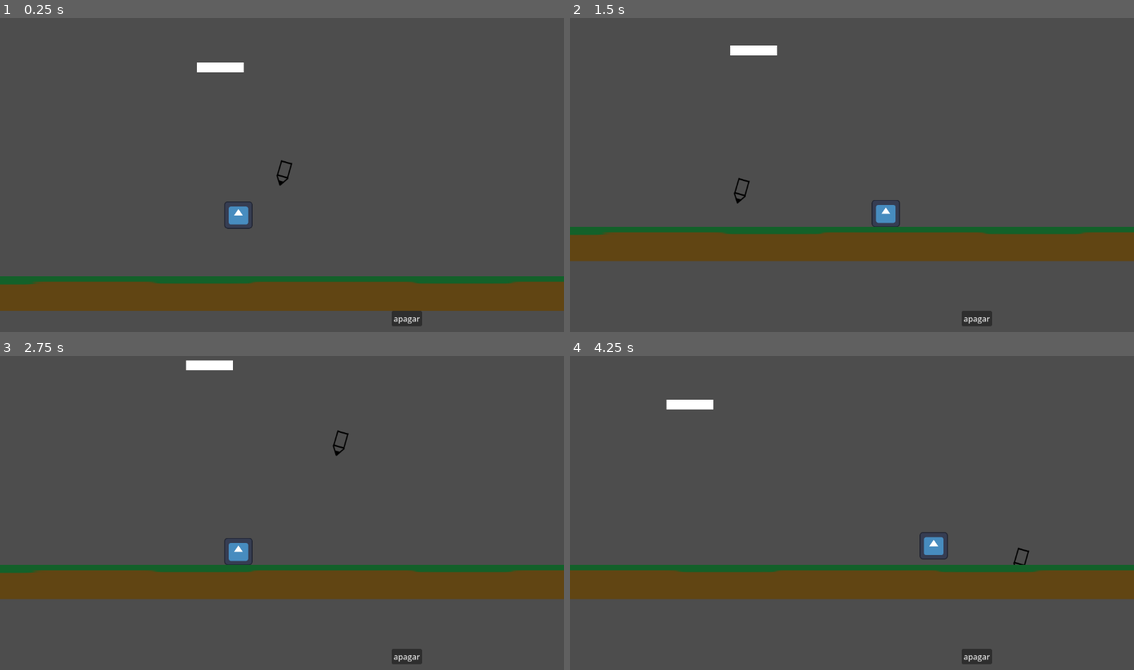
Above: before the commit, frames 1-4 (two rows, left to right).
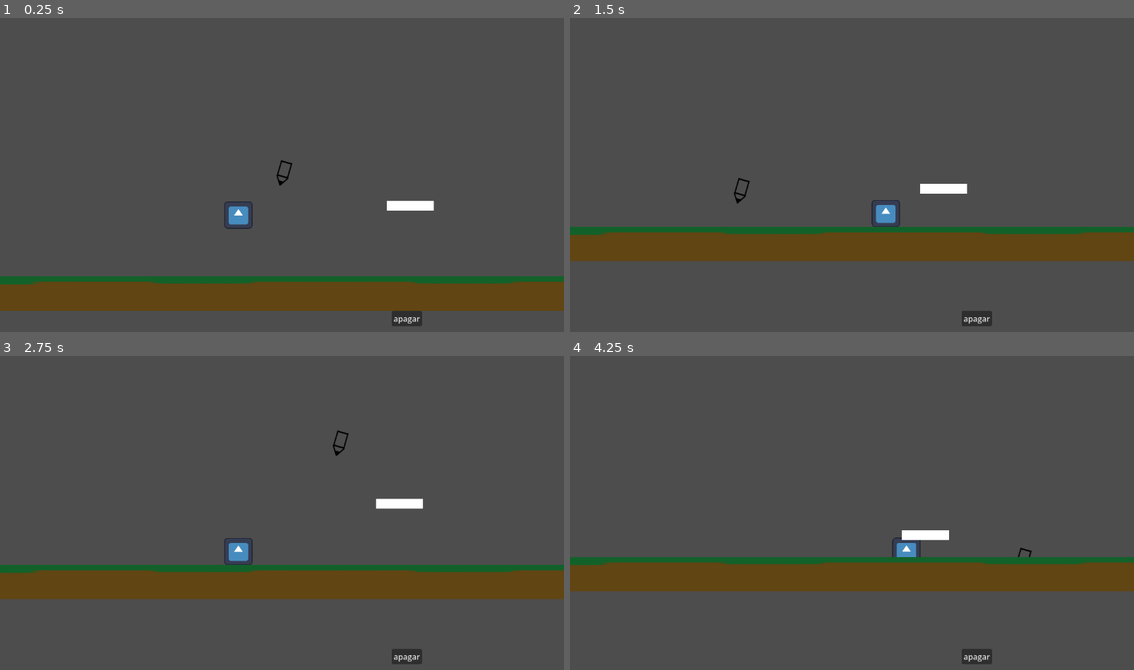
Above: after the commit, the same moments.

Repository: PedroCarstens/Jogo-de-desenho
Game: Godot game, scene res://niveis/debug.tscn
Same seed, same stepped clock (60 frames per second), same inputs: the game is played once before the commit and once after it. The engine's default icon, where the game draws it, is replaced by a stand-in: a white triangle on a blue panel in a dark square.
Inputs (mouse positions are in pixels of both pictures, inside the frame that each line leads up to):
- Up to frame 1 (0.25 s): no input
- Up to frame 2 (1.5 s): move the mouse to (976, 159) at 0.52 s; hold D (andar_frente) from 0.53 s (still down); tap Left (andar_traz) at 0.6 s; click (976, 159) at 0.67 s; tap Space (pulo) at 0.77 s; move the mouse to (739, 190) at 1.27 s; tap Shift (correr) at 1.35 s
- Up to frame 3 (2.75 s): tap Space (pulo) at 1.52 s; move the mouse to (338, 440) at 2.02 s; release D (andar_frente) at 2.03 s; tap Backspace (reiniciar_layout) at 2.1 s
- Up to frame 4 (4.25 s): move the mouse to (823, 575) at 2.77 s; hold D (andar_frente) from 2.78 s (still down); tap Left (andar_traz) at 2.85 s; click (823, 575) at 2.92 s; tap Space (pulo) at 3.02, 3.77 s; move the mouse to (1021, 560) at 3.52 s; hold Shift (correr) from 3.53 s (still down)

The runs differ from the first frame. In frame 1, 0.5% of the frame differs, in the area x 34-77%, y 14-62%; in frame 2, 0.5%; in frame 3, 0.6%; in frame 4, 8.0%, in the area x 0-100%, y 13-78%.

Commit message:
Corrige origem da plataforma movel para manter posicao do level design

Diff:
--- a/gameobjects/plataforma_movel/MovingPlatform.gd
+++ b/gameobjects/plataforma_movel/MovingPlatform.gd
@@ -51,11 +51,15 @@
 var direcao_movimento: float = 1.0
 var pontos_trajetoria: PackedVector2Array = PackedVector2Array()
 
-# Guarda o ultimo estado conhecido da curva.
-# Isso permite detectar alteracoes feitas diretamente no editor.
-var _ultima_trajetoria: Curve2D
+#========== ORIGEM
+# A trajetoria da Curve2D e armazenada em coordenadas locais da plataforma.
+# Esta variavel guarda onde a plataforma foi colocada no level design.
+# No jogo, a curva e somada a essa origem para manter exatamente a mesma
+# posicao inicial escolhida no editor.
+var origem_global: Vector2 = Vector2.ZERO
+
+# Guarda o estado da curva para detectar alteracoes feitas no editor.
 var _ultima_assinatura_trajetoria: String = ""
-var _ultimo_tamanho: Vector2
 
 
 func _ready() -> void:
@@ -66,6 +70,12 @@
 		atualizar_editor()
 		return
 
+	# IMPORTANTE:
+	# A posicao em que o designer colocou o prefab na cena vira a origem.
+	# Antes, a plataforma usava diretamente o ponto da Curve2D como
+	# global_position, fazendo ela aparecer em outro lugar quando o jogo iniciava.
+	origem_global = global_position
+
 	if iniciar_no_inicio:
 		progresso = 0.0
 
@@ -73,9 +83,6 @@
 
 
 func _process(_delta: float) -> void:
-	# @tool permite que este script rode dentro do editor.
-	# Como os pontos da Curve2D podem ser alterados sem mudar nenhuma
-	# propriedade exportada, verificamos a curva continuamente no editor.
 	if Engine.is_editor_hint():
 		verificar_alteracoes_editor()
 
@@ -124,14 +131,15 @@
 	if trajetoria == null or trajetoria.get_point_count() < 2:
 		return
 
-	# sample_baked transforma o progresso em uma distancia real sobre a curva.
-	# Assim, a plataforma segue a interpolacao suave da Curve2D.
-	var nova_posicao: Vector2 = trajetoria.sample_baked(
+	# A Curve2D trabalha em coordenadas locais.
+	# Por isso pegamos a posicao calculada pela curva e somamos a origem
+	# que veio do level design.
+	var deslocamento_curva: Vector2 = trajetoria.sample_baked(
 		progresso * trajetoria.get_baked_length(),
 		fechar_trajetoria
 	)
 
-	global_position = nova_posicao
+	global_position = origem_global + deslocamento_curva
 
 
 #========== ATUALIZACAO DO EDITOR
@@ -151,8 +159,6 @@
 
 	var assinatura_atual: String = criar_assinatura_trajetoria()
 
-	# Se algum ponto ou alca da Curve2D mudou no editor,
-	# recalculamos imediatamente a linha desenhada.
 	if assinatura_atual != _ultima_assinatura_trajetoria:
 		recalcular_pontos_trajetoria()
 		_ultima_assinatura_trajetoria = assinatura_atual
@@ -211,8 +217,7 @@
 	if trajetoria == null or trajetoria.get_point_count() < 2:
 		return
 
-	# get_baked_length calcula o comprimento aproximado da curva.
-	# sample_baked pega varios pontos igualmente distribuidos pela distancia.
+	# O comprimento da curva permite distribuir os pontos pela trajetoria.
 	var comprimento: float = trajetoria.get_baked_length()
 	if comprimento <= 0.0:
 		return
@@ -238,8 +243,9 @@
 	if pontos_trajetoria.is_empty():
 		recalcular_pontos_trajetoria()
 
-	# A linha nao e uma segunda trajetoria.
-	# Ela e apenas uma representacao visual dos pontos interpolados pela Curve2D.
+	# Os pontos sao locais ao prefab, assim como a Curve2D.
+	# Portanto a linha desenhada aqui fica exatamente na mesma origem
+	# que a plataforma possui no editor.
 	for i in range(pontos_trajetoria.size() - 1):
 		draw_line(
 			pontos_trajetoria[i],
@@ -262,14 +268,14 @@
 		for ponto in pontos_trajetoria:
 			draw_circle(ponto, 2.5, Color(1.0, 0.8, 0.15, 0.85))
 
-		# Ponto inicial da Curve2D.
+		# Ponto inicial da trajetoria.
 		draw_circle(
 			trajetoria.get_point_position(0),
 			5.0,
 			Color(0.3, 1.0, 0.4, 1.0)
 		)
 
-		# Ponto final da Curve2D.
+		# Ponto final da trajetoria.
 		draw_circle(
 			trajetoria.get_point_position(trajetoria.get_point_count() - 1),
 			5.0,
